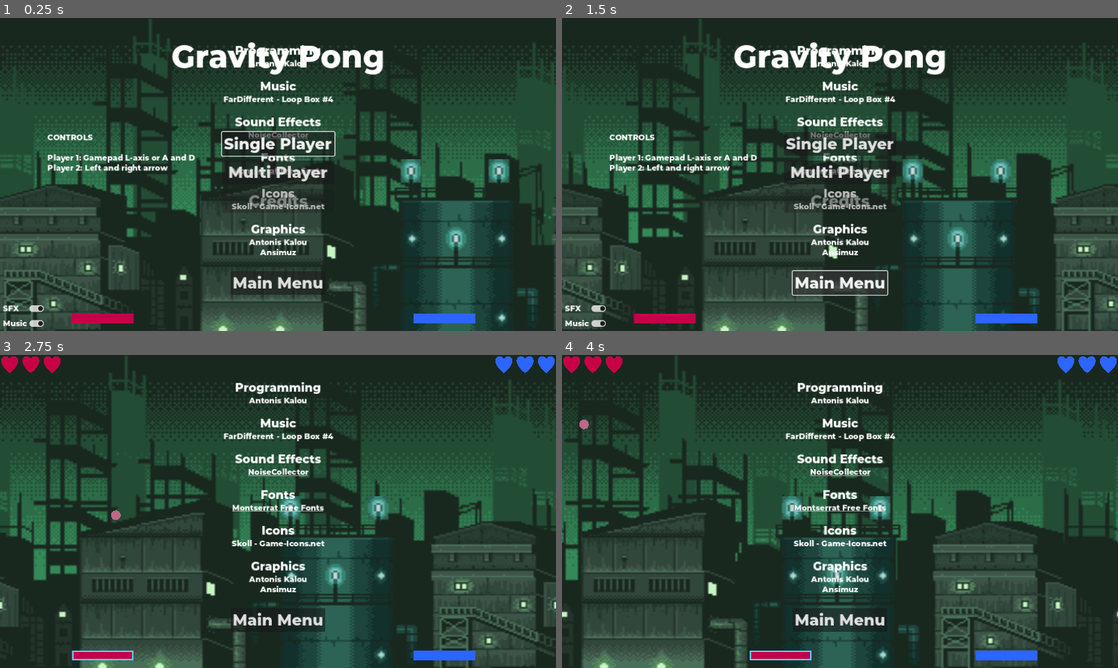
Above: before the commit, frames 1-4 (two rows, left to right).
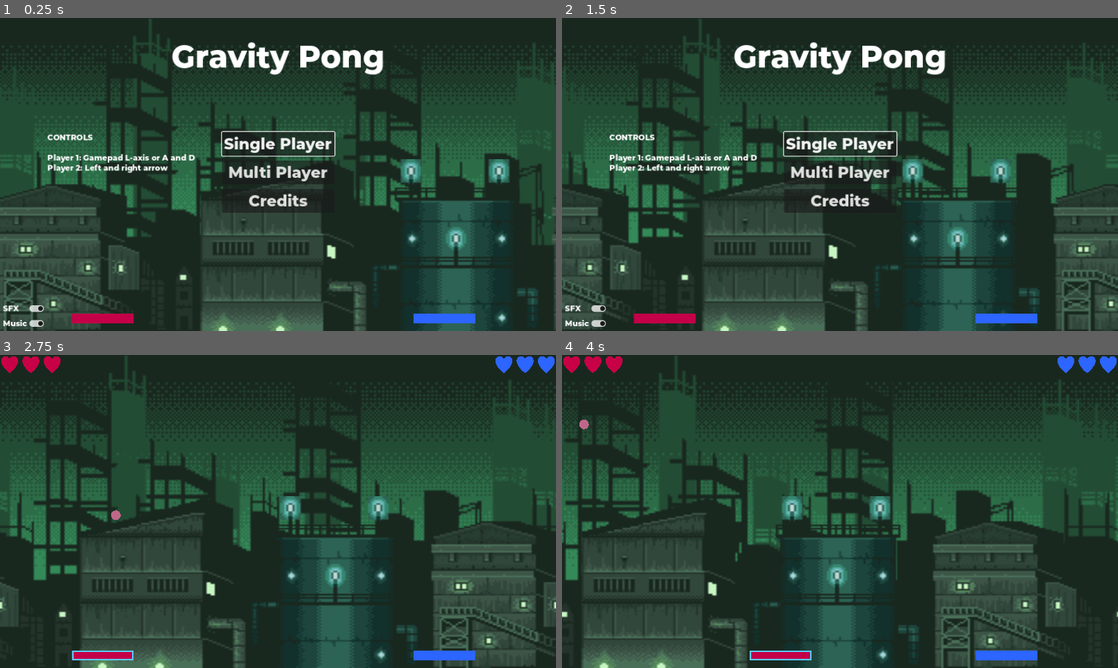
Above: after the commit, the same moments.

Repository: antoniskalou/GravityPong
Game: Godot game, scene res://src/main.tscn
The game is run twice, just before and just after one commit, with the same random seed, the same clock (stepped at 60 frames per second) and the same inputs.
Inputs (mouse positions are in pixels of both pictures, inside the frame that each line leads up to):
- Up to frame 1 (0.25 s): no input
- Up to frame 2 (1.5 s): click (840, 199) at 0.5 s, where only the run after the commit has a clickable "Credits"; click "Main Menu" at 1.25 s
- Up to frame 3 (2.75 s): click "Single Player" at 2 s
- Up to frame 4 (4 s): hold D (move_right) 2.78-3.53 s; tap Left (move_left_2) at 2.85 s; hold A (move_left) from 3.53 s (still down); tap Right (move_right_2) at 3.6 s

The runs differ from the first frame. In frame 1, 3.2% of the frame differs, in the area x 40-60%, y 8-89%; in frame 2, 3.0%; in frame 3, 3.1%; in frame 4, 3.4%.

Commit message:
Configure credit buttons

Diff:
--- a/project.godot
+++ b/project.godot
@@ -17,7 +17,6 @@
 
 [display]
 
-window/size/mode=3
 window/stretch/mode="canvas_items"
 
 [editor]
--- a/src/hud.gd
+++ b/src/hud.gd
@@ -19,8 +19,15 @@
 	# enable browsing with the gamepad
 	# see https://www.reddit.com/r/godot/comments/6q4q29/comment/dkxl13v/
 	$MainMenu/Options/SinglePlayer.grab_focus()
+	$Credits.hide()
 	$GameOver.hide()
 	$Play.hide()
+
+
+func credits() -> void:
+	$MainMenu.hide()
+	$Credits.show()
+	$Credits/MainMenu.grab_focus()
 
 
 func game_start() -> void:
@@ -73,6 +80,14 @@
 	main_menu()
 
 
+func _on_credits_pressed() -> void:
+	credits()
+
+
+func _on_credits_main_menu_pressed() -> void:
+	main_menu()
+
+
 func _on_music_toggled(button_pressed: bool) -> void:
 	AudioServer.set_bus_mute(AudioServer.get_bus_index("Music"), not button_pressed)
 
--- a/src/hud.tscn
+++ b/src/hud.tscn
@@ -9,6 +9,7 @@
 script = ExtResource("1_niwif")
 
 [node name="Credits" type="CanvasLayer" parent="."]
+visible = false
 
 [node name="Credits" type="RichTextLabel" parent="Credits"]
 anchors_preset = 8
@@ -17,9 +18,9 @@
 anchor_right = 0.5
 anchor_bottom = 0.5
 offset_left = -239.0
-offset_top = -293.0
+offset_top = -313.0
 offset_right = 240.0
-offset_bottom = 177.0
+offset_bottom = 228.0
 grow_horizontal = 2
 grow_vertical = 2
 theme = ExtResource("2_dbnox")
@@ -43,6 +44,9 @@
 [font_size=24]Graphics[/font_size]
 Antonis Kalou
 [url=https://ansimuz.itch.io/industrial-parallax-background]Ansimuz[/url]
+
+[font_size=24]Special Thanks[/font_size]
+Bassim Huis
 [/center]"
 
 [node name="MainMenu" type="Button" parent="Credits"]
@@ -52,9 +56,9 @@
 anchor_right = 0.5
 anchor_bottom = 1.0
 offset_left = -98.0
-offset_top = -123.0
+offset_top = -71.0
 offset_right = 98.0
-offset_bottom = -75.0
+offset_bottom = -23.0
 grow_horizontal = 2
 grow_vertical = 0
 theme = ExtResource("2_dbnox")
@@ -62,7 +66,6 @@
 text = "Main Menu"
 
 [node name="MainMenu" type="CanvasLayer" parent="."]
-visible = false
 
 [node name="GameTitle" type="Label" parent="MainMenu"]
 anchors_preset = 8
@@ -111,7 +114,6 @@
 layout_mode = 2
 theme = ExtResource("2_dbnox")
 theme_override_font_sizes/font_size = 32
-disabled = true
 text = "Credits"
 
 [node name="MusicToggle" type="CheckButton" parent="MainMenu"]
@@ -256,8 +258,10 @@
 text = "3.00"
 horizontal_alignment = 1
 
+[connection signal="pressed" from="Credits/MainMenu" to="." method="_on_credits_main_menu_pressed"]
 [connection signal="pressed" from="MainMenu/Options/SinglePlayer" to="." method="_on_single_player_pressed"]
 [connection signal="pressed" from="MainMenu/Options/MultiPlayer" to="." method="_on_multi_player_pressed"]
+[connection signal="pressed" from="MainMenu/Options/Credits" to="." method="_on_credits_pressed"]
 [connection signal="toggled" from="MainMenu/MusicToggle" to="." method="_on_music_toggled"]
 [connection signal="toggled" from="MainMenu/SFXToggle" to="." method="_on_sfx_toggled"]
 [connection signal="pressed" from="GameOver/Options/PlayAgain" to="." method="_on_play_again_pressed"]
